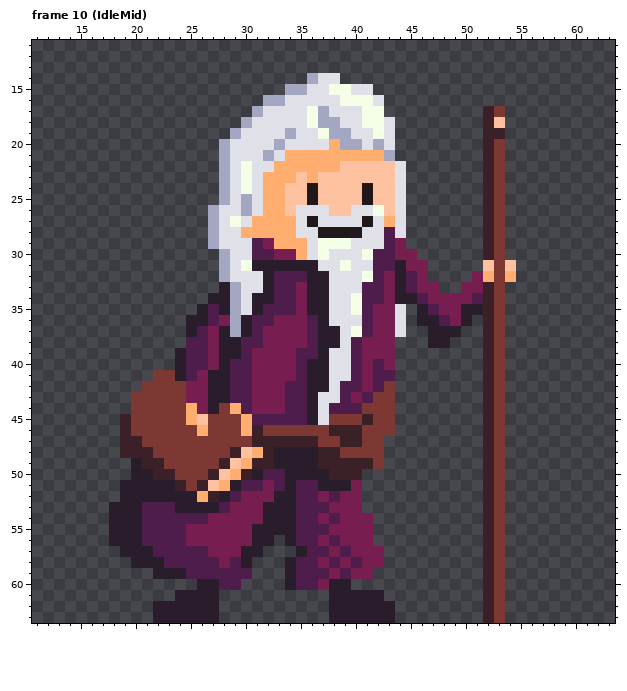
Two versions of one pixel-art file, Characters/Sprites/Wizard_1.ase. Above, as it was before the edit.
64x64 pixels, 26 frames. Pixels under 10% opacity are left out. Colours within 5 levels of each other are drawn and written as one. Shown: frame 10 (IdleMid): x 11..63, y 11..63. The commit also changed other frames, which this record leaves out.
New version:
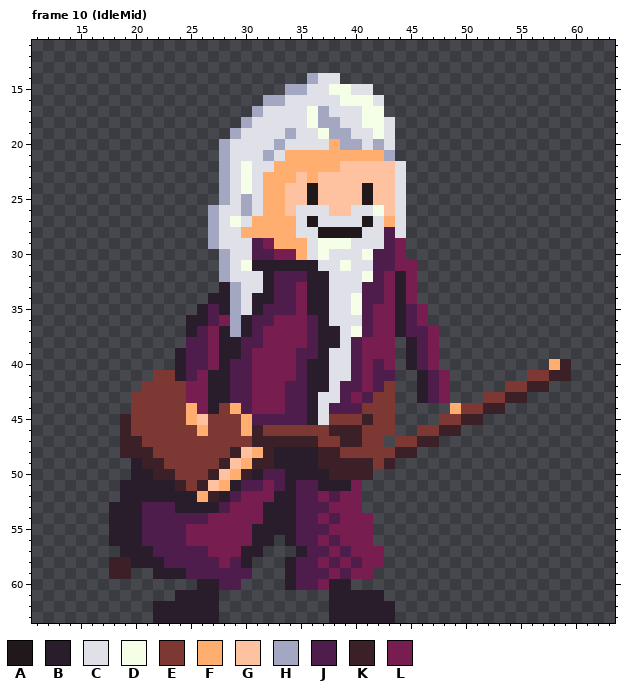
Palette (. is transparent): A #21181b  B #291d2b  C #dfe0e8  D #f5ffe8  E #7d3833  F #ffae70  G #ffc2a1  H #a3a7c2  J #4f1d4c  K #3b2027  L #781d4f
From the commit log: added attack animations for low and mid
Difference:
Frame 10 (IdleMid):
y 17: x 52..53 KE -> ..
y 18: x 52..53 KG -> ..
y 19: x 52..53 KK -> ..
y 20..29: x 52..53 KE -> ..
y 30: x 45 L -> .; x 52..53 KE -> ..
y 31: x 44 B -> L; x 46 L -> .; x 52..54 GEG -> ...
y 32: x 45..46 JL -> L.; x 51..54 LFEF -> ....
y 33: x 45..47 JLL -> L..; x 50..53 LLKE -> ....
y 34: x 45..53 BJLLLLJKE -> L........
y 35: x 44..53 C.BJLLBBKE -> BJL.......
y 36: x 44..50 C.BBJLB -> BJL....; x 52..53 KE -> ..
y 37: x 44..49 C..BBB -> BJJL..; x 52..53 KE -> ..
y 38: x 45..48 ..BB -> BJL.; x 52..53 KE -> ..
y 39: x 45..47 ... -> BJL; x 52..53 KE -> ..
y 40: x 45..47 ... -> BJL; x 52..53 KE -> ..; x 58..59 .. -> FK
y 41: x 46..48 ... -> BJL; x 52..53 KE -> ..; x 56..59 .... -> EEKK
y 42: x 46..48 ... -> BJL; x 52..57 KE.... -> ..EEKK
y 43: x 46..48 ... -> BJL; x 52 K -> E; x 54..55 .. -> KK
y 44: x 49..51 ... -> FEE; x 53 E -> K
y 45: x 48..53 ....KE -> EEKK..
y 46: x 46..49 .... -> EEKK; x 52..53 KE -> ..
y 47: x 44..47 .... -> EEKK; x 52..53 KE -> ..
y 48: x 43..45 ... -> EKK; x 52..53 KE -> ..
y 49: x 43 . -> K; x 52..53 KE -> ..
y 50: x 41 . -> K; x 52..53 KE -> ..
y 51..57: x 52..53 KE -> ..
y 58..59: x 18..19 .. -> KK; x 52..53 KE -> ..
y 60..63: x 52..53 KE -> ..
Where, in picture pixels (left, top, right, bottom), the same in both pictures:
changed: (362, 106, 571, 623)
added: (109, 557, 131, 579)
